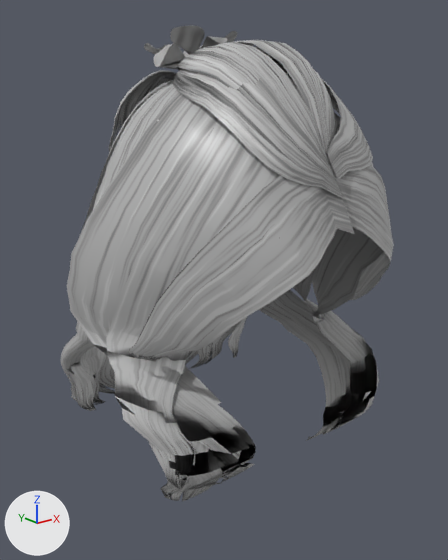
The glTF model public/models/daz_hair_twin_braids.glb: old version first, new version second.
Camera for both pictures: a camera (50 mm lens) standing at (-0.257, -0.316, 0.125) and looking at (-0.002, 0.002, -0.002). Lighting does not change. The marker at lower left points along +X, +Y and +Z. The picture after the commit comes second. Vertices at exactly the same position are counted once.

In view in the first picture: 'daz_hair_twin_braids'.
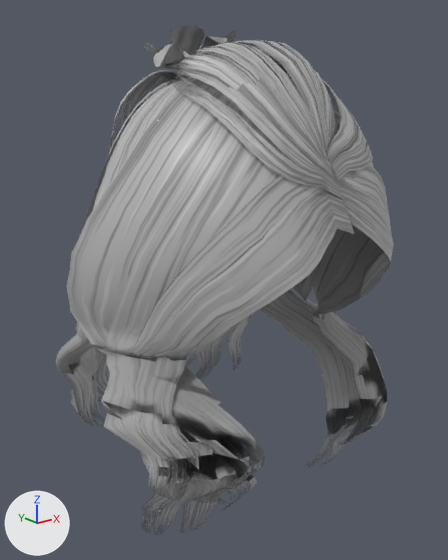
What differs and where, as boxes [x1, y1, x2, y2] in the pictures (448 x 560 px; the box of a moved part takes in the faces that stretch with it):
```json
{"object": "daz_hair_twin_braids", "change": "reshaped", "before": [60, 25, 394, 501], "after": [56, 25, 394, 535], "on screen": "7% taller"}
{"part": 1, "of": "me_daz_hair_twin_braids", "change": "moved or reshaped", "before": [60, 241, 379, 501], "after": [56, 241, 387, 535]}
{"part": 2, "of": "me_daz_hair_twin_braids", "change": "moved or reshaped", "before": [317, 138, 363, 237], "after": [317, 138, 363, 237]}
{"part": 3, "of": "me_daz_hair_twin_braids", "change": "edited", "before": [67, 25, 394, 488], "after": [67, 25, 394, 488], "on screen": "looks the same"}
```

Scene script edits in JSON lines:
```json
{"op": "add", "block": "mat_daz_hair_twin_braids_mat_1", "code": ["mat_daz_hair_twin_braids_mat_1 = principled_material('daz_hair_twin_braids_Mat')", "mat_daz_hair_twin_braids_mat_1.texture = img_image_0  # with its transparency", "mat_daz_hair_twin_braids_mat_1.roughness = 0.46"]}
{"block": "me_daz_hair_twin_braids", "where": "# used by ob_daz_hair_twin_braids; location = (0.0, 0.0, 0.0)"}
{"op": "remove", "block": "me_daz_hair_twin_braids", "code": "me_daz_hair_twin_braids.from_pydata(...)  # 6495 vertices, 10122 faces; spans x -0.104..0.095, y -0.107..0.119, z -0.117..0.16"}
{"op": "add", "block": "me_daz_hair_twin_braids", "code": "me_daz_hair_twin_braids.from_pydata(...)  # 6495 vertices, 10122 faces; spans x -0.116..0.103, y -0.107..0.126, z -0.146..0.16"}
{"block": "me_daz_hair_twin_braids", "change": "me_daz_hair_twin_braids part 1: 1596 of 6495 vertices moved; they spanned x -0.104..0.095, y -0.081..0.118, z -0.117..0.042 and now span x -0.116..0.103, y -0.092..0.126, z -0.146..0.043; mean shift (0.0, 0.0, -0.006); largest move (0.052, -0.046, -0.117) -> (0.052, -0.046, -0.146)"}
{"block": "me_daz_hair_twin_braids", "change": "me_daz_hair_twin_braids part 2: 46 of 6495 vertices moved; they spanned x -0.009..0.013, y -0.099..0.001, z 0.052..0.126 and now span x -0.009..0.014, y -0.101..0.001, z 0.052..0.127; mean shift (0.0, -0.001, 0.001); largest move (-0.001, -0.085, 0.08) -> (-0.001, -0.089, 0.083)"}
{"block": "me_daz_hair_twin_braids", "change": "me_daz_hair_twin_braids part 3: 10122 faces spanning x -0.116..0.103, y -0.107..0.126, z -0.146..0.16 switch from mat_daz_hair_twin_braids_mat to mat_daz_hair_twin_braids_mat_1 (picture img_image_0)"}
```
